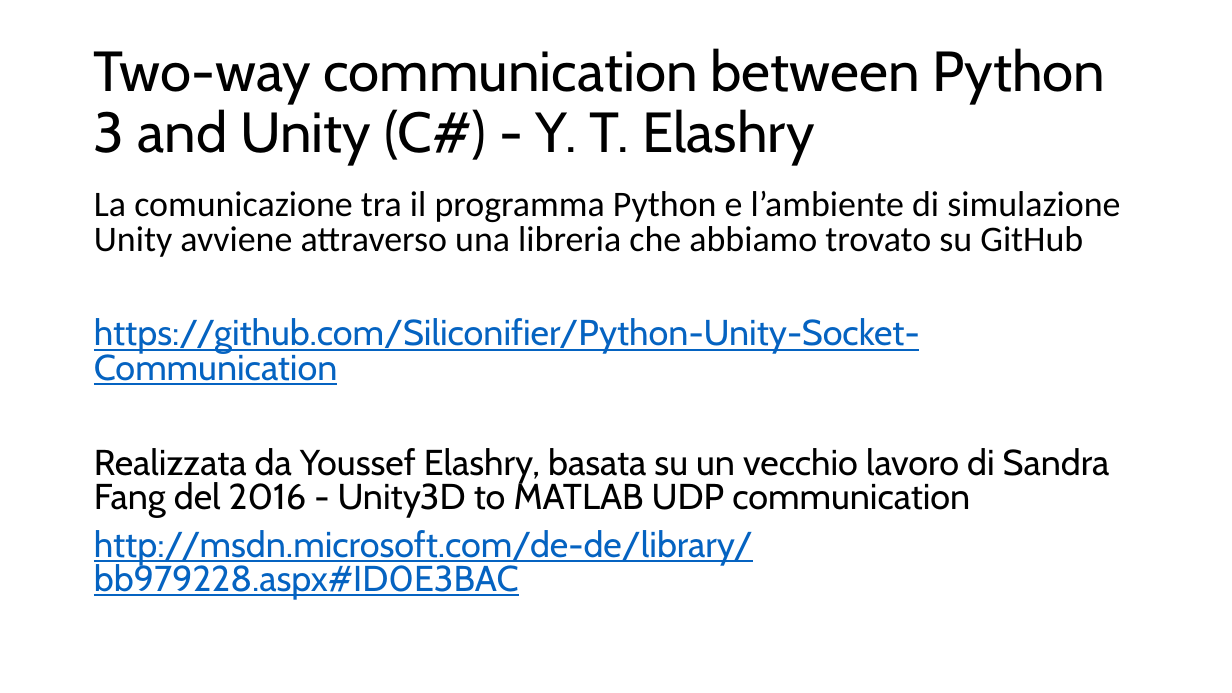
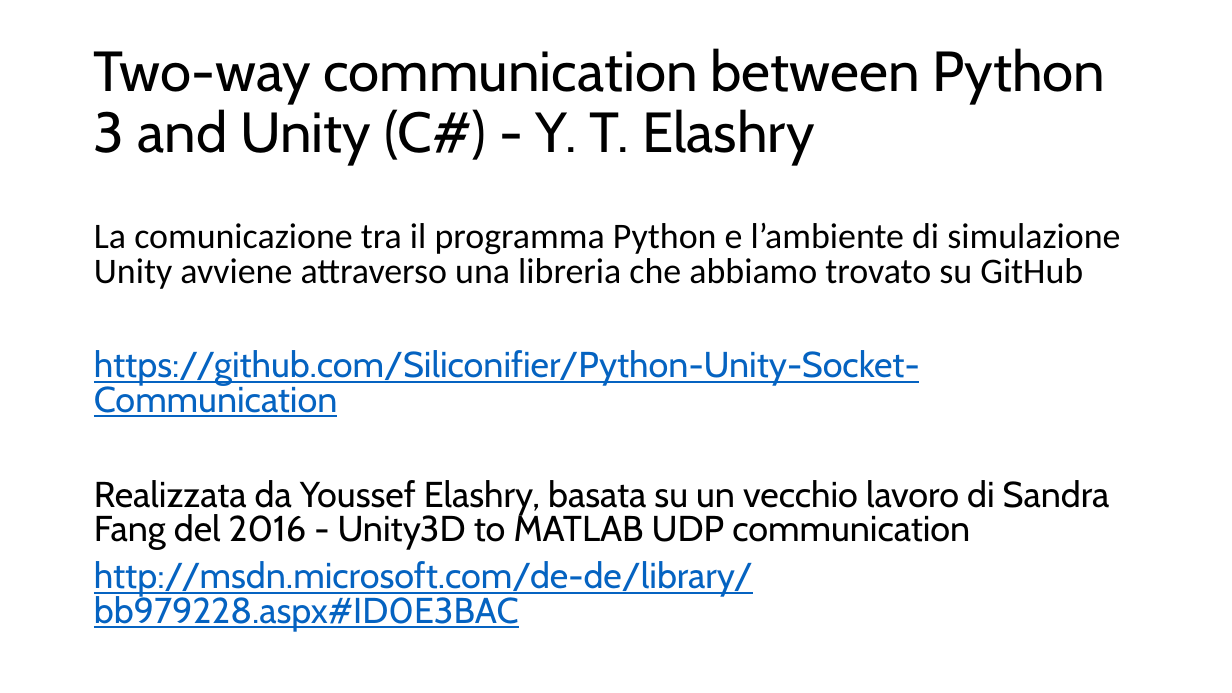
Before and after one commit to LorisNanni91/ProgettoRobotica, a slide deck: slide 6 of Presentazione progetto.pptx. Drawn at 1232x693 pixels with LibreOffice and Linux fonts; fonts in the diff are those of the drawing. Boxes give left, top, right and bottom in pixels: in the first picture for what was removed or moved away, otherwise in the second. Text is boxed around its words. In the diff, an @@ line names an element or a change of style, - is before the commit and + after.

```diff
--- a/Presentazione progetto.pptx
+++ b/Presentazione progetto.pptx
@@ text "La comunicazione tra il programma ..." moved from (x1=94, y1=191, x2=1120, y2=600) to (x1=94, y1=223, x2=1120, y2=632) @@
```
Also in this commit, not shown: 10 other slides changed, 1 slide added, 14 other files.
